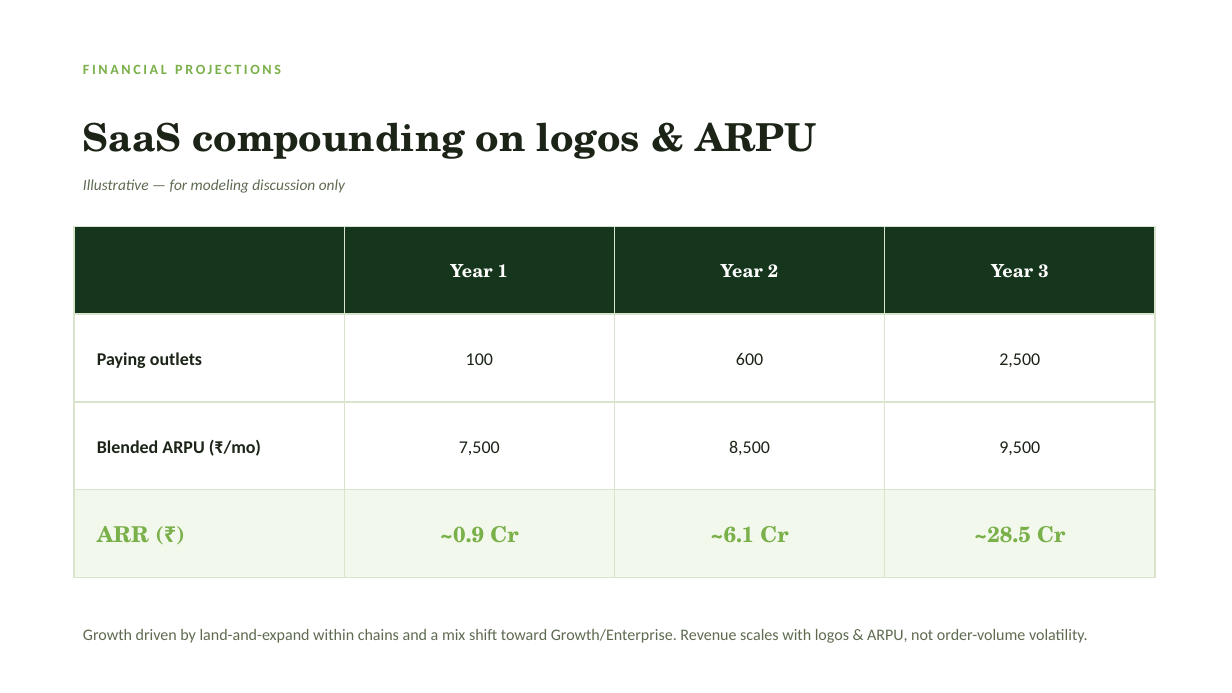
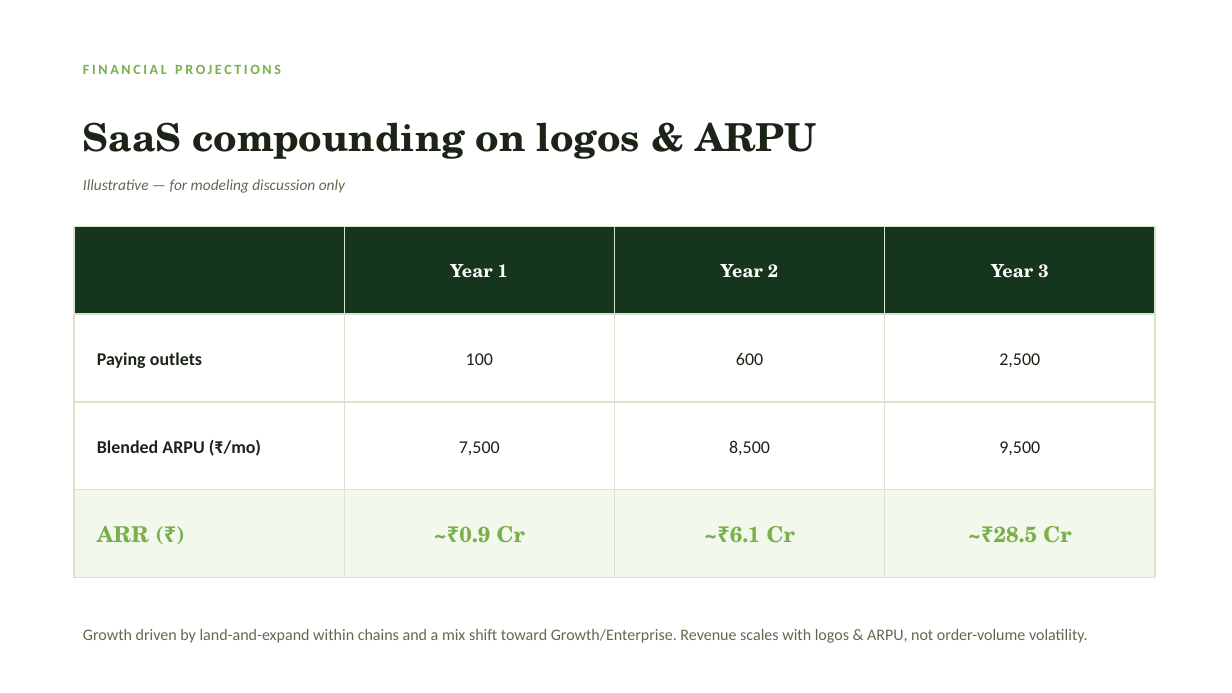
Before and after one commit to maple-studios-co-in/Shoku, a slide deck: slide 14 of public/pitch-deck.pptx (slide 13 before the commit). Drawn at 1232x693 pixels with LibreOffice and Linux fonts; fonts in the diff are those of the drawing. Boxes give left, top, right and bottom in pixels: in the first picture for what was removed or moved away, otherwise in the second. Text is boxed around its words. In the diff, an @@ line names an element or a change of style, - is before the commit and + after.

```diff
--- a/public/pitch-deck.pptx
+++ b/public/pitch-deck.pptx
@@ text at bbox=[459, 526, 525, 543]: text changed @@
-~0.9 Cr
+~₹0.9 Cr
@@ text at bbox=[730, 526, 795, 543]: text changed @@
-~6.1 Cr
+~₹6.1 Cr
@@ text at bbox=[994, 526, 1071, 543]: text changed @@
-~28.5 Cr
+~₹28.5 Cr
```
Also in this commit, not shown: 1 other slide changed, 1 slide added, 2 other files.
